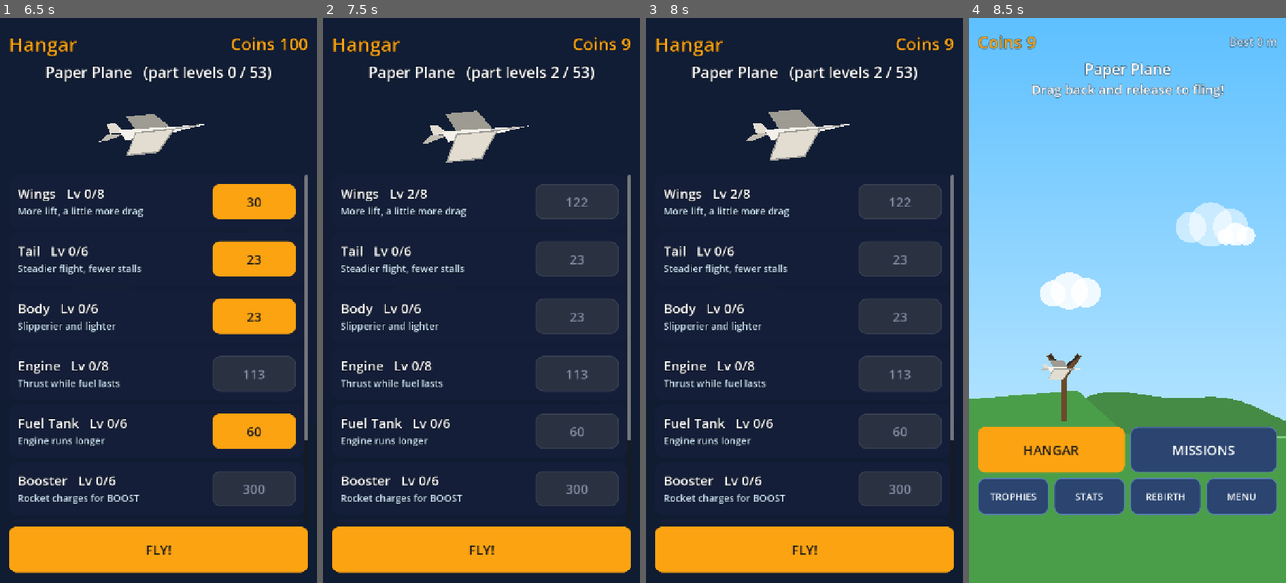
Above: before the commit, frames 1-4 (left to right).
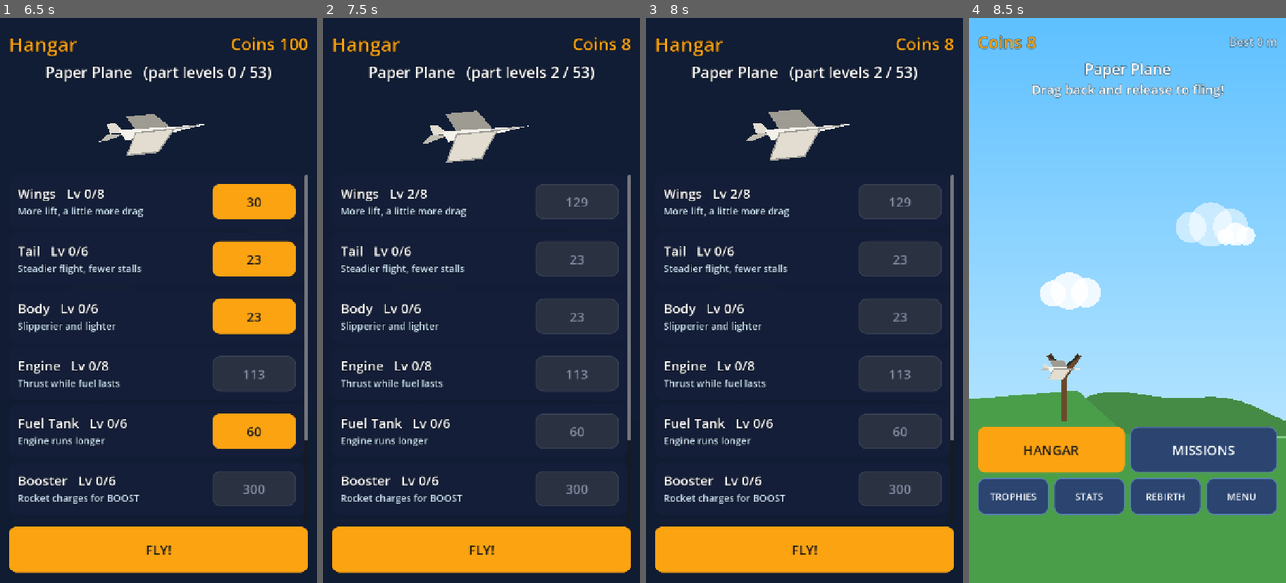
Above: after the commit, the same moments.

Repository: nsumia/sky-fling
Game: Godot game, scene res://scenes/main.tscn
The game is run twice, just before and just after one commit, with the same random seed, the same clock (stepped at 60 frames per second) and the same inputs.
Inputs:
- Up to frame 1 (6.5 s): click "MISSIONS" at 0.5 s; click "TROPHIES" at 1.25 s; click "STATS" at 2 s; click "REBIRTH" at 2.75 s; click "MENU" at 3.5 s; click "CLAIM" at 4.25 s; click "GOT IT" at 5 s; click "HANGAR" at 5.75 s
- Up to frame 2 (7.5 s): click "30" at 6.5 s; click "61" (after the commit: "62") at 7.25 s
- Up to frame 3 (8 s): no input
- Up to frame 4 (8.5 s): click "FLY!" at 8 s

Frame 1 is identical in both runs. In frame 2, less than 0.1% of the frame differs, in the area x 81-98%, y 3-34%; in frame 3, less than 0.1%; in frame 4, less than 0.1%, in the area x 18-22%, y 3-6%.

Commit message:
wip: tests, runner

Diff:
--- a/scripts/core/cfg.gd
+++ b/scripts/core/cfg.gd
@@ -14,14 +14,14 @@
 # --- parts: id, display name, max level, base cost, growth ---
 const CATS := ["wings", "tail", "body", "engine", "fuel", "booster", "sling", "gear"]
 const PART := {
-	"wings": {"name": "Wings", "max": 8, "base": 30.0, "growth": 2.02, "desc": "More lift, a little more drag"},
-	"tail": {"name": "Tail", "max": 6, "base": 22.5, "growth": 2.02, "desc": "Steadier flight, fewer stalls"},
-	"body": {"name": "Body", "max": 6, "base": 22.5, "growth": 2.02, "desc": "Slipperier and lighter"},
-	"engine": {"name": "Engine", "max": 8, "base": 112.5, "growth": 1.97, "desc": "Thrust while fuel lasts"},
-	"fuel": {"name": "Fuel Tank", "max": 6, "base": 60.0, "growth": 2.02, "desc": "Engine runs longer"},
-	"booster": {"name": "Booster", "max": 6, "base": 300.0, "growth": 2.02, "desc": "Rocket charges for BOOST"},
-	"sling": {"name": "Slingshot", "max": 8, "base": 30.0, "growth": 2.02, "desc": "Launch power"},
-	"gear": {"name": "Skids", "max": 5, "base": 18.8, "growth": 2.02, "desc": "Bounce and roll further"},
+	"wings": {"name": "Wings", "max": 8, "base": 30.0, "growth": 2.07, "desc": "More lift, a little more drag"},
+	"tail": {"name": "Tail", "max": 6, "base": 22.5, "growth": 2.07, "desc": "Steadier flight, fewer stalls"},
+	"body": {"name": "Body", "max": 6, "base": 22.5, "growth": 2.07, "desc": "Slipperier and lighter"},
+	"engine": {"name": "Engine", "max": 8, "base": 112.5, "growth": 2.02, "desc": "Thrust while fuel lasts"},
+	"fuel": {"name": "Fuel Tank", "max": 6, "base": 60.0, "growth": 2.07, "desc": "Engine runs longer"},
+	"booster": {"name": "Booster", "max": 6, "base": 300.0, "growth": 2.07, "desc": "Rocket charges for BOOST"},
+	"sling": {"name": "Slingshot", "max": 8, "base": 30.0, "growth": 2.07, "desc": "Launch power"},
+	"gear": {"name": "Skids", "max": 5, "base": 18.8, "growth": 2.07, "desc": "Bounce and roll further"},
 }
 const TIER_NAMES := ["Paper Plane", "Balsa Glider", "Biplane", "Prop Plane", "Jet", "Rocket Plane", "Space Plane"]
 const TIER_MIN := [0, 4, 10, 17, 26, 35, 45]
--- /dev/null
+++ b/tests/balance.gd
@@ -0,0 +1,71 @@
+extends "res://tests/base.gd"
+## Balance simulation: a bot launches, buys the cheapest part and flies N flights.
+const Cfg = preload("res://scripts/core/cfg.gd")
+const Sim = preload("res://scripts/core/sim.gd")
+
+const FIRST_MIN := 50.0
+const FIRST_MAX := 150.0
+const SPACE_MIN := 60
+const SPACE_MAX := 120
+const K_GAP := 20          # max flights in a row without buying anything while parts remain
+const K_PLATEAU := 40      # max flights without a new distance or height record (before Space)
+
+func run_life(s, cap := 250) -> Dictionary:
+	var gap := 0
+	var maxgap := 0
+	var since_rec := 0
+	var max_since := 0
+	var best_d := 0.0
+	var best_h := 0.0
+	for i in cap:
+		var fs: Dictionary = s.play_one()
+		if fs["dist"] > best_d or fs["height"] > best_h:
+			best_d = maxf(best_d, fs["dist"])
+			best_h = maxf(best_h, fs["height"])
+			since_rec = 0
+		else:
+			since_rec += 1
+			max_since = maxi(max_since, since_rec)
+		if s.log[-1]["bought"] > 0:
+			gap = 0
+		else:
+			gap += 1
+			maxgap = maxi(maxgap, gap)
+		if s.space_flight > 0:
+			break
+	return {"space": s.space_flight, "maxgap": maxgap, "max_since": max_since}
+
+func _init() -> void:
+	var lives := []
+	for seed_ in [1, 2, 3]:
+		var s := Sim.new(seed_)
+		s.buy_all()
+		# the very first flight (nothing bought yet)
+		var s0 := Sim.new(seed_)
+		var f1: Dictionary = s0.play_one()
+		check("first flight %d m is in %d-%d m" % [int(f1["dist"]), int(FIRST_MIN), int(FIRST_MAX)], f1["dist"] >= FIRST_MIN and f1["dist"] <= FIRST_MAX)
+		var r := run_life(s)
+		lives.append(r["space"])
+		print("seed %d: first flight %.0f m, Space at flight %d, longest buy gap %d, longest record gap %d, coins earned %d, levels %d" % [seed_, f1["dist"], r["space"], r["maxgap"], r["max_since"], s.d["life"]["coins"], Cfg.total_levels(s.d["levels"])])
+		check("seed %d reaches Space in %d-%d flights" % [seed_, SPACE_MIN, SPACE_MAX], r["space"] >= SPACE_MIN and r["space"] <= SPACE_MAX)
+		check("seed %d buys something at least every %d flights" % [seed_, K_GAP], r["maxgap"] <= K_GAP)
+		check("seed %d no plateau longer than %d flights" % [seed_, K_PLATEAU], r["max_since"] <= K_PLATEAU)
+		# early game: almost every flight buys something
+		var early := 0
+		for k in 10:
+			if s.log[k]["bought"] > 0:
+				early += 1
+		check("seed %d buys after >= 8 of the first 10 flights" % seed_, early >= 8, str(early))
+		if seed_ == 1:
+			var stars: int = s.do_rebirth()
+			var r2 := run_life(s)
+			print("rebirth: %d stars, perks %s, second life reaches Space at flight %d (first life %d)" % [stars, str(s.d["perks"]), r2["space"], r["space"]])
+			check("rebirth gives stars", stars >= 1)
+			check("second life reaches Space", r2["space"] > 0)
+			check("rebirth perks make the next run faster", r2["space"] > 0 and r2["space"] < r["space"] * 0.8, "%d vs %d" % [r2["space"], r["space"]])
+			var d1: float = s.log[r["space"]]["dist"]
+			var stars2: int = s.do_rebirth()
+			var r3 := run_life(s)
+			print("2nd rebirth: %d stars, third life Space at flight %d" % [stars2, r3["space"]])
+			check("third life is not slower than the second", r3["space"] > 0 and r3["space"] <= r2["space"] + 3, "%d vs %d" % [r3["space"], r2["space"]])
+	finish("BALANCE")
--- /dev/null
+++ b/tests/layout.gd
@@ -0,0 +1,91 @@
+extends "res://tests/base.gd"
+## Every visible Button must lie inside the screen (x always, y unless inside a ScrollContainer) and be >= 48 px high on screen.
+const Cfg = preload("res://scripts/core/cfg.gd")
+var m
+const SIZES := [Vector2i(720, 1280), Vector2i(1080, 2400)]
+
+func _initialize() -> void:
+	run.call_deferred()
+
+func frames(n: int) -> void:
+	for i in n:
+		await process_frame
+
+func in_scroll(n: Node) -> bool:
+	var p := n.get_parent()
+	while p != null:
+		if p is ScrollContainer:
+			return true
+		p = p.get_parent()
+	return false
+
+func audit(tag: String, win: Vector2i) -> void:
+	var vs: Vector2 = root.get_visible_rect().size
+	var scale_y := float(win.y) / vs.y
+	var n := 0
+	var stack: Array = [m]
+	while not stack.is_empty():
+		var node: Node = stack.pop_back()
+		for c in node.get_children():
+			stack.append(c)
+		if node is Button and node.is_visible_in_tree():
+			n += 1
+			var r: Rect2 = node.get_global_rect()
+			var label := "%s %s '%s' %dx%d" % [tag, node.name, node.text, win.x, win.y]
+			check(label + " height >= 48 px", r.size.y * scale_y >= 48.0, "%.1f px" % (r.size.y * scale_y))
+			check(label + " inside screen horizontally", r.position.x >= -0.5 and r.end.x <= vs.x + 0.5, str(r))
+			if not in_scroll(node):
+				check(label + " inside screen vertically", r.position.y >= -0.5 and r.end.y <= vs.y + 0.5, str(r))
+	check("%s has buttons (%dx%d)" % [tag, win.x, win.y], n > 0)
+
+func run() -> void:
+	DirAccess.remove_absolute(ProjectSettings.globalize_path("user://layout_save.json"))
+	m = load("res://scenes/main.tscn").instantiate()
+	root.add_child(m)
+	await frames(2)
+	m.d["coins"] = 5000
+	for win in SIZES:
+		root.size = win
+		root.content_scale_size = Vector2i(720, 1280)
+		root.content_scale_mode = Window.CONTENT_SCALE_MODE_CANVAS_ITEMS
+		root.content_scale_aspect = Window.CONTENT_SCALE_ASPECT_EXPAND
+		await frames(3)
+		var vs: Vector2 = root.get_visible_rect().size
+		print("window ", win, " -> virtual ", vs)
+		check("virtual viewport is taller for tall phones", vs.x >= 720.0 and vs.y >= 1280.0)
+		m._close_modal()
+		m.to_launch()
+		m.d["settings"]["tutorial"] = true
+		await frames(2)
+		audit("launch", win)
+		m._show_daily(); await frames(2); audit("daily", win); m._close_modal()
+		m._show_tutorial(); await frames(2); audit("tutorial", win); m._close_modal()
+		for spec in [["missions", m._fill_missions], ["trophies", m._fill_trophies], ["stats", m._fill_stats], ["rebirth", m._fill_rebirth], ["menu", m._fill_menu]]:
+			m.to_launch()
+			m.open_panel(spec[0], spec[1])
+			await frames(3)
+			audit(spec[0], win)
+		m.to_launch()
+		m.open_hangar()
+		await frames(3)
+		audit("hangar", win)
+		m.to_launch()
+		m.confirm("Sure?", func(): pass)
+		await frames(2)
+		audit("confirm", win)
+		m._close_modal()
+		m.start_flight(1.0, 0.8)
+		for i in 30:
+			m._process(1.0 / 60.0)
+		await frames(2)
+		audit("flight", win)
+		m.toggle_pause()
+		await frames(2)
+		audit("pause", win)
+		m.toggle_pause()
+		m.flight.done = true
+		for i in 120:
+			m._process(1.0 / 60.0)
+		await frames(2)
+		audit("result", win)
+	finish("LAYOUT")
--- /dev/null
+++ b/tests/smoke.gd
@@ -0,0 +1,132 @@
+extends "res://tests/base.gd"
+## Boots the real main scene, drag-launches with input events, flies to the result screen, opens the hangar, buys a part.
+const Cfg = preload("res://scripts/core/cfg.gd")
+var m
+
+func _initialize() -> void:
+	run.call_deferred()
+
+func tap(pos: Vector2, pressed: bool) -> void:
+	var ev := InputEventScreenTouch.new()
+	ev.index = 0
+	ev.position = root.get_final_transform() * pos
+	ev.pressed = pressed
+	root.push_input(ev)
+
+func drag(pos: Vector2) -> void:
+	var ev := InputEventScreenDrag.new()
+	ev.index = 0
+	ev.position = root.get_final_transform() * pos
+	root.push_input(ev)
+
+func frames(n: int) -> void:
+	for i in n:
+		await process_frame
+
+func run() -> void:
+	DirAccess.remove_absolute(ProjectSettings.globalize_path("user://smoke_save.json"))
+	m = load("res://scenes/main.tscn").instantiate()
+	root.add_child(m)
+	await frames(3)
+	check("boots into launch state", m.state == "launch")
+	check("daily gift popup shown on first run", m.modal != null)
+	var ok_btn = m.modal.find_child("ClaimBtn", true, false)
+	check("claim button exists", ok_btn != null)
+	ok_btn.pressed.emit()
+	await frames(2)
+	check("tutorial shown after claim", m.modal != null and m.modal.find_child("TutorialOk", true, false) != null)
+	m.modal.find_child("TutorialOk", true, false).pressed.emit()
+	await frames(2)
+	check("popups closed", m.modal == null and m.d["settings"]["tutorial"] and m.d["coins"] > 0)
+	# drag launch via input events
+	var a: Vector2 = m.wv.sling_screen()
+	tap(a + Vector2(-5, 5), true)
+	await frames(1)
+	drag(a + Vector2(-100, 60))
+	await frames(1)
+	check("pull registered + aim arc", m.wv.pull.length() > 50.0 and m.wv.aim_arc.size() > 5)
+	tap(a + Vector2(-100, 60), false)
+	await frames(2)
+	check("flight started after release", m.state == "flight" and m.flight != null)
+	if m.flight == null:
+		finish("UI SMOKE")
+		return
+	# hold right half to tilt up for a moment, then release
+	tap(Vector2(m.size.x * 0.8, 600), true)
+	await frames(3)
+	check("tilt input registered", m.current_tilt() > 0.5)
+	tap(Vector2(m.size.x * 0.8, 600), false)
+	# pause / resume
+	m.toggle_pause()
+	await frames(2)
+	var t0: float = m.flight.t
+	await frames(5)
+	check("pause freezes the flight", m.paused and m.flight.t == t0)
+	m.find_child("ResumeBtn", true, false).pressed.emit()
+	await frames(1)
+	check("resume works", not m.paused)
+	# run the flight to the end deterministically by stepping the frame loop
+	var guard := 0
+	while m.state == "flight" and guard < 20000:
+		m._process(1.0 / 60.0)
+		guard += 1
+	check("flight reached the result screen", m.state == "result" and m.last_fs.has("dist"), "state=" + m.state)
+	check("result shows distance > 0", m.last_fs["dist"] > 5.0, str(m.last_fs.get("dist")))
+	check("coins paid", m.d["tot"]["flights"] == 1 and m.d["coins"] >= m.last_result["reward"]["total"])
+	check("save file written", FileAccess.file_exists("user://smoke_save.json"))
+	await frames(1)
+	var hb = m.find_child("ResultHangar", true, false)
+	check("hangar button on result", hb != null)
+	hb.pressed.emit()
+	await frames(2)
+	check("hangar open", m.state == "hangar")
+	m.d["coins"] = 100000
+	m._refresh_hangar()
+	await frames(2)
+	var before: int = m.d["levels"]["wings"]
+	var coins0: int = m.d["coins"]
+	var buy = m.find_child("Buy_wings", true, false)
+	check("buy button exists and is enabled", buy != null and not buy.disabled)
+	buy.pressed.emit()
+	await frames(2)
+	check("part bought", m.d["levels"]["wings"] == before + 1 and m.d["coins"] < coins0)
+	# evolve celebration when the tier rises
+	for c in Cfg.CATS:
+		for k in 2:
+			m._buy_part(c)
+	await frames(2)
+	check("evolved tier + celebration shown", Cfg.tier_of(m.d["levels"]) >= 1 and m.find_child("Celebrate", true, false) != null)
+	m.find_child("FlyBtn", true, false).pressed.emit()
+	await frames(2)
+	check("back on launch", m.state == "launch")
+	# every panel opens without errors
+	for nm in ["MissionsBtn", "TrophiesBtn", "StatsBtn", "RebirthBtn", "MenuBtn"]:
+		var b = m.find_child(nm, true, false)
+		check("button " + nm, b != null)
+		b.pressed.emit()
+		await frames(2)
+		check("panel opens: " + nm, m.state == "panel" and m.modal != null)
+		m.go_back()
+		await frames(2)
+		check("android back closes panel " + nm, m.state == "launch")
+	# back button during flight pauses
+	m.start_flight(1.0, 0.8)
+	m.notification(Node.NOTIFICATION_WM_GO_BACK_REQUEST)
+	check("back button pauses flight", m.paused)
+	m.toggle_pause()
+	m.flight.done = true
+	for i in 120:
+		m._process(1.0 / 60.0)
+	check("ended flight shows result", m.state == "result")
+	m.to_launch()
+	# reset save flow with confirmation
+	m.d["coins"] = 777
+	m.find_child("MenuBtn", true, false).pressed.emit()
+	await frames(2)
+	m.find_child("ResetBtn", true, false).pressed.emit()
+	await frames(2)
+	m.find_child("ConfirmYes", true, false).pressed.emit()
+	await frames(2)
+	check("reset save wipes progress", m.d["coins"] == 0 and m.d["levels"]["wings"] == 0)
+	check("reset save persisted", FileAccess.file_exists("user://smoke_save.json"))
+	finish("UI SMOKE")
--- a/tests/upgrades.gd
+++ b/tests/upgrades.gd
@@ -29,13 +29,23 @@
 	var a := avg_best(base)
 	print("baseline (all parts level 1): avg best distance %.0f m" % a)
 	for c in Cfg.CATS:
-		if c == "tail":
+		if c == "tail" or c == "gear":
 			continue
 		var lv := base.duplicate()
 		lv[c] = 4
 		var b := avg_best(lv)
 		print("  %s 1 -> 4: %.0f m (%+.1f%%)" % [c, b, (b / a - 1.0) * 100.0])
 		check("upgrading %s increases average distance" % c, b > a * 1.01, "%.1f vs %.1f" % [b, a])
+	# skids only matter when the plane touches down, so test them on a low-level plane that lands early
+	var gl := {}
+	for c in Cfg.CATS:
+		gl[c] = 0
+	gl["wings"] = 2
+	var g0 := avg_best(gl)
+	gl["gear"] = 4
+	var g1 := avg_best(gl)
+	print("  gear (landing plane) 0 -> 4: %.0f -> %.0f m" % [g0, g1])
+	check("upgrading gear increases average distance", g1 > g0 * 1.01, "%.1f vs %.1f" % [g1, g0])
 	# the tail is about stability: with a sloppy pilot it must help
 	var t0 := avg_sloppy(base)
 	var lv2 := base.duplicate()
Not shown, added: tools/negative_tests.sh
Not shown, added: tools/run_tests.sh
